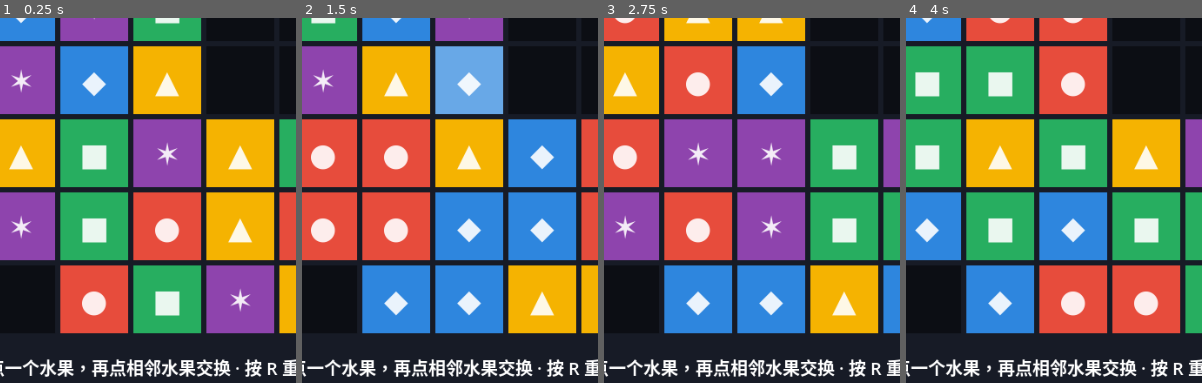
Above: before the commit, frames 1-4 (left to right).
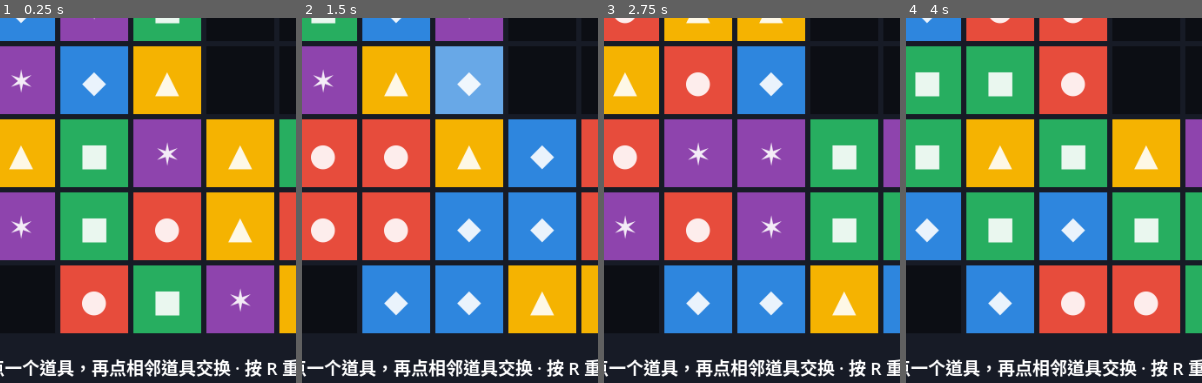
Above: after the commit, the same moments.

Repository: kumaloha/Polaris
Game: Godot game, scene res://main.tscn
Two runs of this game, one before a commit and one after it. Both use one fixed random seed, a clock stepped at 60 frames per second and the inputs below.
Inputs (mouse positions are % of the whole screen's width and height, from its top left):
- Up to frame 1 (0.25 s): no input
- Up to frame 2 (1.5 s): tap Enter at 0.5 s; move the mouse to (72, 44) at 0.52 s; tap R at 0.6, 1.35 s; click (72, 44) at 0.67 s; tap Space at 1.25 s; move the mouse to (27, 55) at 1.27 s; click (27, 55) at 1.42 s
- Up to frame 3 (2.75 s): tap Enter at 2 s; move the mouse to (59, 26) at 2.02 s; tap R at 2.1 s; click (59, 26) at 2.17 s
- Up to frame 4 (4 s): tap Space at 2.75 s; move the mouse to (43, 72) at 2.77 s; tap R at 2.85, 3.6 s; click (43, 72) at 2.92 s; tap Enter at 3.5 s; move the mouse to (80, 66) at 3.52 s; click (80, 66) at 3.67 s
The pictures show only the part of the screen within x 3-53%, y 50-100%; the shares and areas given below are measured in that part.

The runs differ from the first frame. In frame 1, 0.7% of the frame differs, in the area x 13-67%, y 93-99%; in frame 2, 0.7%; in frame 3, 0.7%; in frame 4, 0.7%.

Commit message:
chore(godot): 原型文案/工程名 水果→魔法道具(表现层，引擎未动)
- game.gd 提示语/注释：水果→道具
- project.godot 工程名 Fruit Match→Magic Match、注释
- 纯表现层文案，引擎逻辑一行未改；godot 53 测试仍绿、场景正常加载

Co-Authored-By: Claude Opus 4.8 <noreply@anthropic.com>

Diff:
--- a/godot/project.godot
+++ b/godot/project.godot
@@ -1,11 +1,11 @@
-; Godot 4.6 — 水果消除 Core 原型（裸 Core，无 Meta）
+; Godot 4.6 — 魔法道具消除 Core 原型（裸 Core，无 Meta）
 ; 设计依据见 ../docs/04_CORE_消除.md, 05_技术架构.md, 09_算法系统设计.md
 
 config_version=5
 
 [application]
 
-config/name="Fruit Match Core Prototype"
+config/name="Magic Match Core Prototype"
 run/main_scene="res://main.tscn"
 config/features=PackedStringArray("4.6")
 
--- a/godot/view/game.gd
+++ b/godot/view/game.gd
@@ -1,7 +1,7 @@
 extends Node2D
 # game.gd — 消除 Core 表现层（v1：无特效/无障碍）。
 # 只跟 board.gd 打交道：读 grid/score/moves_left，调 try_swap。
-# 操作：点一个水果再点相邻水果 → 交换（滑动动画）。R 重开一局。
+# 操作：点一个道具再点相邻道具 → 交换（滑动动画）。R 重开一局。
 
 const Board := preload("res://core/board.gd")
 const ME := preload("res://core/match_engine.gd")
@@ -15,7 +15,7 @@
 const TARGET := 2000
 const MOVES := 25
 
-# 5 种水果：颜色 + 形状符号双重区分（呼应 06：小尺寸靠形状不只靠色）
+# 5 种道具：颜色 + 形状符号双重区分（呼应 06：小尺寸靠形状不只靠色）
 var COLORS := [Color("e74c3c"), Color("f5b301"), Color("27ae60"), Color("2e86de"), Color("8e44ad")]
 const SYMBOLS := ["●", "▲", "■", "◆", "✶"]
 # 特效标记：SP_NONE/LINE_H/LINE_V/BOMB/COLORBOMB
@@ -74,7 +74,7 @@
 	moves_label = _mk_label(Vector2(36, 86), 28)
 	status_label = _mk_label(Vector2(360, 40), 34)
 	hint_label = _mk_label(Vector2(36, 850), 20)
-	hint_label.text = "点一个水果，再点相邻水果交换 · 按 R 重开"
+	hint_label.text = "点一个道具，再点相邻道具交换 · 按 R 重开"
 
 
 func _mk_label(pos: Vector2, fsize: int) -> Label:
